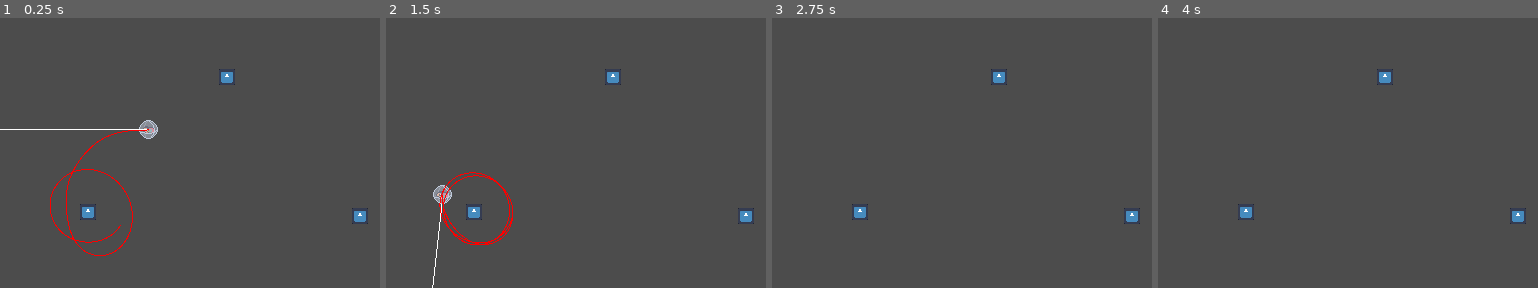
Above: before the commit, frames 1-4 (left to right).
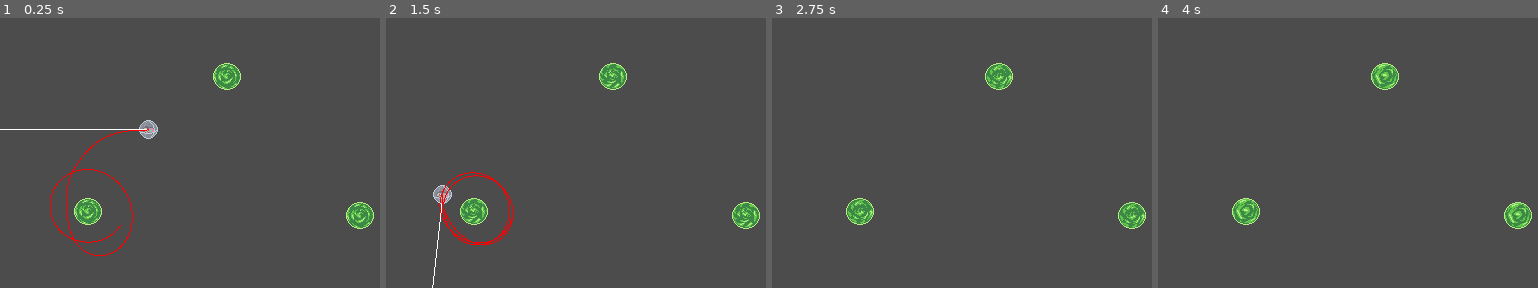
Above: after the commit, the same moments.

Repository: avaxar/off-course
Game: Godot game, scene res://main/main.tscn
The game is run twice, just before and just after one commit, with the same random seed, the same clock (stepped at 60 frames per second) and the same inputs. The engine's default icon, where the game draws it, is replaced by a stand-in: a white triangle on a blue panel in a dark square.
Inputs:
- Up to frame 1 (0.25 s): no input
- Up to frame 2 (1.5 s): hold Space (latch) 0.53-1.28 s; tap Space (latch) at 1.35 s
- Up to frame 3 (2.75 s): hold Space (latch) from 2.03 s (still down)
- Up to frame 4 (4 s): release Space (latch) at 2.78 s; tap Space (latch) at 2.85 s; hold Space (latch) from 3.53 s (still down)

The runs differ from the first frame. In frame 1, 1.7% of the frame differs, in the area x 19-99%, y 16-79%; in frame 2, 1.7%; in frame 3, 1.7%; in frame 4, 1.7%.

Commit message:
Implement player death

Diff:
--- a/entities/orb/orb.gd
+++ b/entities/orb/orb.gd
@@ -2,19 +2,24 @@
 extends RigidBody2D
 
 @export var active: bool = true
+@export var radius: float = 12.0
 @export var intensity: float = 1.0
 @export var correction_radius: float = 64.0
 @export var preferred_radius: float = 32.0
 
+
 func _ready() -> void:
 	pass
 
+
 func _process(_delta: float) -> void:
-	pass
+	$CollisionShape.shape.radius = radius
+
 
 func _physics_process(_delta: float) -> void:
 	if active:
 		apply_force(gravitate())
+
 
 func gravitate(exclusions: Array = []) -> Vector2:
 	var force := Vector2(0.0, 0.0)
@@ -54,3 +59,13 @@
 		force += -force_vec * safety_strength
 
 	return force
+
+
+func check_collisions(exclusions: Array = [], margin: float = 0.5) -> bool:
+	for orb: Orb in get_tree().get_nodes_in_group("orbs"):
+		if orb == self or not orb.active or orb in exclusions:
+			continue
+		if (orb.global_position - global_position).length() <= radius + orb.radius + margin:
+			return true
+
+	return false
--- a/entities/orb/orb.tscn
+++ b/entities/orb/orb.tscn
@@ -1,20 +1,85 @@
-[gd_scene load_steps=4 format=3 uid="uid://biotlhx7rd3hp"]
+[gd_scene load_steps=13 format=3 uid="uid://biotlhx7rd3hp"]
 
 [ext_resource type="Script" uid="uid://cju4qvsx3hlfj" path="res://entities/orb/orb.gd" id="1_4ogyp"]
-[ext_resource type="Texture2D" uid="uid://bcp02lf8w74i6" path="res://icon.svg" id="2_h8qx5"]
+[ext_resource type="Texture2D" uid="uid://f7i2gsgexdih" path="res://entities/orb/orb.png" id="2_h8qx5"]
 
 [sub_resource type="CircleShape2D" id="CircleShape2D_cbh67"]
-radius = 8.0
+resource_local_to_scene = true
+radius = 12.0
+
+[sub_resource type="AtlasTexture" id="AtlasTexture_ulscp"]
+atlas = ExtResource("2_h8qx5")
+region = Rect2(0, 0, 32, 32)
+
+[sub_resource type="AtlasTexture" id="AtlasTexture_b6827"]
+atlas = ExtResource("2_h8qx5")
+region = Rect2(32, 0, 32, 32)
+
+[sub_resource type="AtlasTexture" id="AtlasTexture_bip55"]
+atlas = ExtResource("2_h8qx5")
+region = Rect2(64, 0, 32, 32)
+
+[sub_resource type="AtlasTexture" id="AtlasTexture_ljrly"]
+atlas = ExtResource("2_h8qx5")
+region = Rect2(96, 0, 32, 32)
+
+[sub_resource type="AtlasTexture" id="AtlasTexture_qampi"]
+atlas = ExtResource("2_h8qx5")
+region = Rect2(128, 0, 32, 32)
+
+[sub_resource type="AtlasTexture" id="AtlasTexture_cutij"]
+atlas = ExtResource("2_h8qx5")
+region = Rect2(160, 0, 32, 32)
+
+[sub_resource type="AtlasTexture" id="AtlasTexture_3337n"]
+atlas = ExtResource("2_h8qx5")
+region = Rect2(192, 0, 32, 32)
+
+[sub_resource type="AtlasTexture" id="AtlasTexture_yqh0o"]
+atlas = ExtResource("2_h8qx5")
+region = Rect2(224, 0, 32, 32)
+
+[sub_resource type="SpriteFrames" id="SpriteFrames_e34t8"]
+animations = [{
+"frames": [{
+"duration": 1.0,
+"texture": SubResource("AtlasTexture_ulscp")
+}, {
+"duration": 1.0,
+"texture": SubResource("AtlasTexture_b6827")
+}, {
+"duration": 1.0,
+"texture": SubResource("AtlasTexture_bip55")
+}, {
+"duration": 1.0,
+"texture": SubResource("AtlasTexture_ljrly")
+}, {
+"duration": 1.0,
+"texture": SubResource("AtlasTexture_qampi")
+}, {
+"duration": 1.0,
+"texture": SubResource("AtlasTexture_cutij")
+}, {
+"duration": 1.0,
+"texture": SubResource("AtlasTexture_3337n")
+}, {
+"duration": 1.0,
+"texture": SubResource("AtlasTexture_yqh0o")
+}],
+"loop": true,
+"name": &"default",
+"speed": 8.0
+}]
 
 [node name="Orb" type="RigidBody2D" groups=["orbs"]]
 gravity_scale = 0.0
 lock_rotation = true
-continuous_cd = 2
 script = ExtResource("1_4ogyp")
 
 [node name="CollisionShape" type="CollisionShape2D" parent="."]
 shape = SubResource("CircleShape2D_cbh67")
 
-[node name="Icon" type="Sprite2D" parent="."]
-scale = Vector2(0.130859, 0.130859)
-texture = ExtResource("2_h8qx5")
+[node name="Sprite" type="AnimatedSprite2D" parent="."]
+sprite_frames = SubResource("SpriteFrames_e34t8")
+autoplay = "default"
+frame_progress = 0.442961
--- a/entities/player/player.gd
+++ b/entities/player/player.gd
@@ -12,9 +12,15 @@
 var latched := false
 var dead := false
 
-func _process(_delta: float) -> void:
+
+func _process(delta: float) -> void:
+	super(delta)
 	latched = not dead and Input.is_action_pressed("latch")
 	draw_trajectories()
+
+	if not dead and check_collisions([trajectory_probe]):
+		die.emit()
+
 
 func gravitate(exclusions: Array = []) -> Vector2:
 	if latched:
@@ -22,10 +28,12 @@
 	else:
 		return Vector2(0.0, 0.0)
 
+
 func map_trajectory(gravitated: bool) -> PackedVector2Array:
 	trajectory_probe.position = Vector2(0.0, 0.0)
 	trajectory_probe.mass = mass
 	trajectory_probe.linear_velocity = linear_velocity
+	trajectory_probe.radius = radius
 
 	var path: PackedVector2Array = [Vector2(0.0, 0.0)]
 	for _i in range(trajectory_steps):
@@ -34,20 +42,31 @@
 			var accel := trajectory_probe.gravitate([self]) / trajectory_probe.mass
 			trajectory_probe.linear_velocity += accel * trajectory_step_size
 
-		var obstructed := false
-		for orb: Orb in get_tree().get_nodes_in_group("orbs"):
-			if orb == self or not orb.active:
-				continue
-			if (orb.global_position - trajectory_probe.global_position).length() <= 16:
-				obstructed = true
-				break
-		if obstructed:
+		if trajectory_probe.check_collisions([self], 1.0):
 			break
 
 		path.append(trajectory_probe.position)
 
 	return path
 
+
 func draw_trajectories() -> void:
 	trajectory_line.points = map_trajectory(false)
 	gravitated_trajectory_line.points = map_trajectory(true)
+
+
+func _on_body_entered(body: Node) -> void:
+	print(body)
+	# if not dead and body is Orb and body.active:
+	# 	die.emit()
+
+
+signal die
+func _on_die() -> void:
+	print("Dead!")
+	dead = true
+	trajectory_line.hide()
+	gravitated_trajectory_line.hide()
+	$Sprites/Back.hide()
+	$Sprites/Lupin.hide()
+	$Sprites/Front.play("pop")
--- a/entities/player/player.tscn
+++ b/entities/player/player.tscn
@@ -1,10 +1,14 @@
-[gd_scene load_steps=25 format=3 uid="uid://csntg42ps0ogc"]
+[gd_scene load_steps=26 format=3 uid="uid://csntg42ps0ogc"]
 
 [ext_resource type="PackedScene" uid="uid://biotlhx7rd3hp" path="res://entities/orb/orb.tscn" id="1_symyc"]
 [ext_resource type="Script" uid="uid://c22tsr6r03flk" path="res://entities/player/player.gd" id="2_abrql"]
 [ext_resource type="Texture2D" uid="uid://8d6ive5cjagj" path="res://entities/player/bubble_back.png" id="3_bls4j"]
 [ext_resource type="Texture2D" uid="uid://bjsh7303ticie" path="res://entities/player/lupin.png" id="4_8fjmc"]
 [ext_resource type="Texture2D" uid="uid://dj45pvpacwsv7" path="res://entities/player/bubble_front.png" id="4_fkugw"]
+
+[sub_resource type="CircleShape2D" id="CircleShape2D_fkugw"]
+resource_local_to_scene = true
+radius = 12.0
 
 [sub_resource type="AtlasTexture" id="AtlasTexture_eyb6c"]
 atlas = ExtResource("4_8fjmc")
@@ -140,6 +144,9 @@
 }, {
 "duration": 1.0,
 "texture": SubResource("AtlasTexture_mtric")
+}, {
+"duration": 1.0,
+"texture": null
 }],
 "loop": false,
 "name": &"pop",
@@ -147,11 +154,17 @@
 }]
 
 [node name="Player" instance=ExtResource("1_symyc")]
+contact_monitor = true
+max_contacts_reported = 1
 script = ExtResource("2_abrql")
 trajectory_steps = 200
 trajectory_step_size = 0.0166667
+radius = 8.0
 
-[node name="Icon" parent="." index="1"]
+[node name="CollisionShape" parent="." index="0"]
+shape = SubResource("CircleShape2D_fkugw")
+
+[node name="Sprite" parent="." index="1"]
 visible = false
 
 [node name="Sprites" type="Node2D" parent="." index="2"]
@@ -164,6 +177,7 @@
 
 [node name="Front" type="AnimatedSprite2D" parent="Sprites" index="2"]
 sprite_frames = SubResource("SpriteFrames_eyb6c")
+animation = &"pop"
 autoplay = "default"
 
 [node name="TrajectoryProbe" parent="." index="3" instance=ExtResource("1_symyc")]
@@ -171,11 +185,14 @@
 collision_layer = 0
 freeze = true
 active = false
+radius = 8.0
 
 [node name="TrajectoryLine" type="Line2D" parent="." index="4"]
 width = 1.0
 
 [node name="GravitatedTrajectoryLine" type="Line2D" parent="." index="5"]
-points = PackedVector2Array(-32, 7)
 width = 1.0
 default_color = Color(1, 0, 0, 1)
+
+[connection signal="body_entered" from="." to="." method="_on_body_entered"]
+[connection signal="die" from="." to="." method="_on_die"]
Binary file added: entities/orb/orb.png
Not shown, added: entities/orb/orb.png.import
